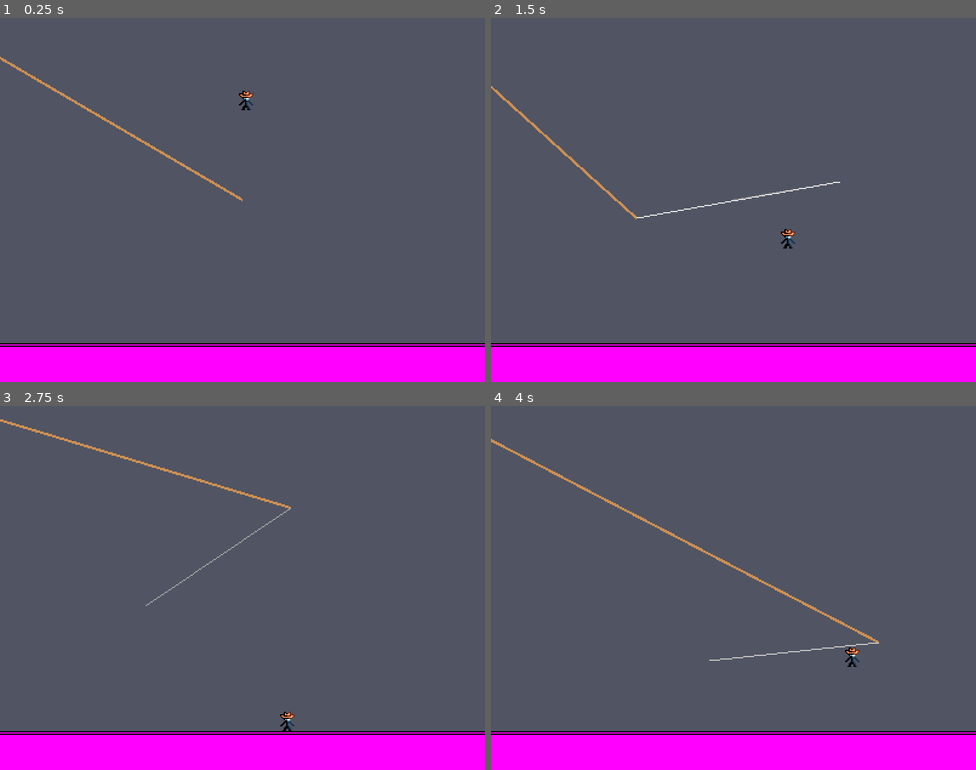
Above: before the commit, frames 1-4 (two rows, left to right).
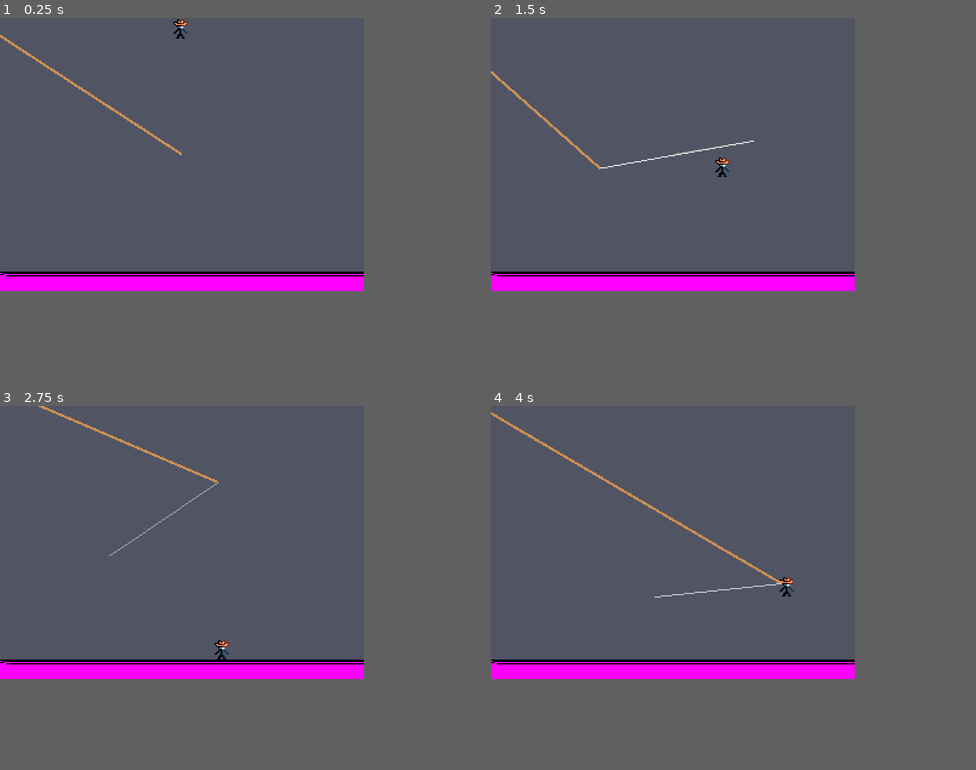
Above: after the commit, the same moments.

Repository: Jcodefox/GMTK-2025
Game: Godot game, scene res://scenes/topscenes/gameplay_topscene.tscn
The game is run twice, just before and just after one commit, with the same random seed, the same clock (stepped at 60 frames per second) and the same inputs.
Inputs (mouse positions are in pixels of both pictures, inside the frame that each line leads up to):
- Up to frame 1 (0.25 s): no input
- Up to frame 2 (1.5 s): move the mouse to (840, 181) at 0.52 s; hold D (move_right) from 0.53 s (still down); tap Space (move_jump) at 0.77 s; move the mouse to (636, 218) at 1.27 s
- Up to frame 3 (2.75 s): tap Space (move_jump) at 1.52 s; move the mouse to (291, 507) at 2.02 s; release D (move_right) at 2.03 s; hold A (move_left) from 2.03 s (still down)
- Up to frame 4 (4 s): move the mouse to (709, 660) at 2.77 s; release A (move_left) at 2.78 s; hold D (move_right) from 2.78 s (still down); tap Space (move_jump) at 3.02, 3.77 s; move the mouse to (879, 642) at 3.52 s
The window is 800x600 before the commit and 600x450 after it. Grey fills any space a smaller window leaves; there, only what the larger window draws over its background counts as a difference.

The runs differ from the first frame. In frame 1, 16% of the frame differs, in the area x 0-100%, y 0-100%; in frame 2, 16%; in frame 3, 16%; in frame 4, 16%, in the area x 0-100%, y 1-100%.

Commit message:
Adjust screen dimensions

Diff:
--- a/project.godot
+++ b/project.godot
@@ -17,8 +17,8 @@
 
 [display]
 
-window/size/viewport_width=400
-window/size/viewport_height=300
+window/size/viewport_width=300
+window/size/viewport_height=225
 window/stretch/mode="viewport"
 
 [input]
--- a/scenes/topscenes/gameplay_topscene.tscn
+++ b/scenes/topscenes/gameplay_topscene.tscn
@@ -37,4 +37,4 @@
 shape = SubResource("RectangleShape2D_u55sw")
 
 [node name="Camera2D" type="Camera2D" parent="."]
-position = Vector2(475, 361)
+position = Vector2(479, 382)
